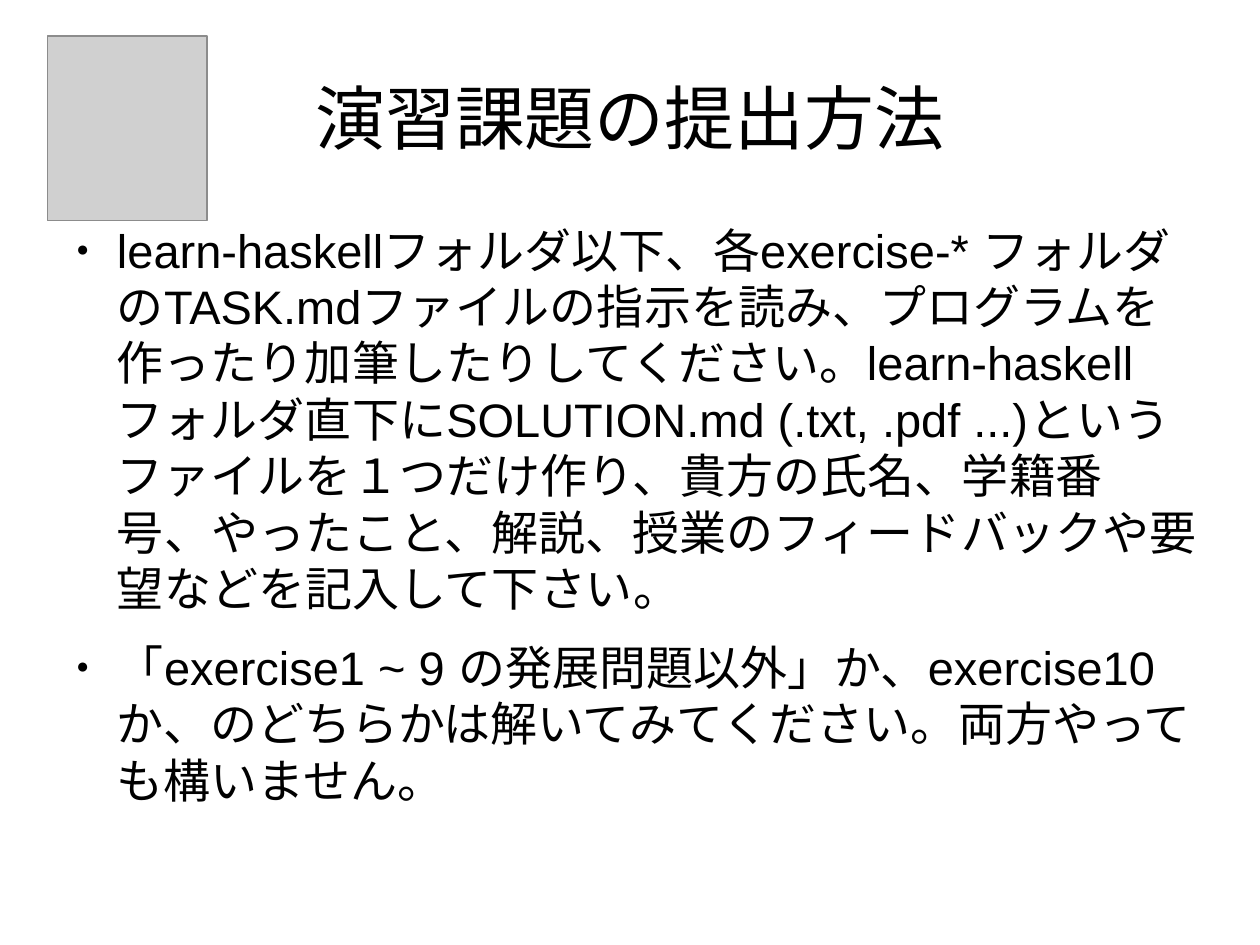
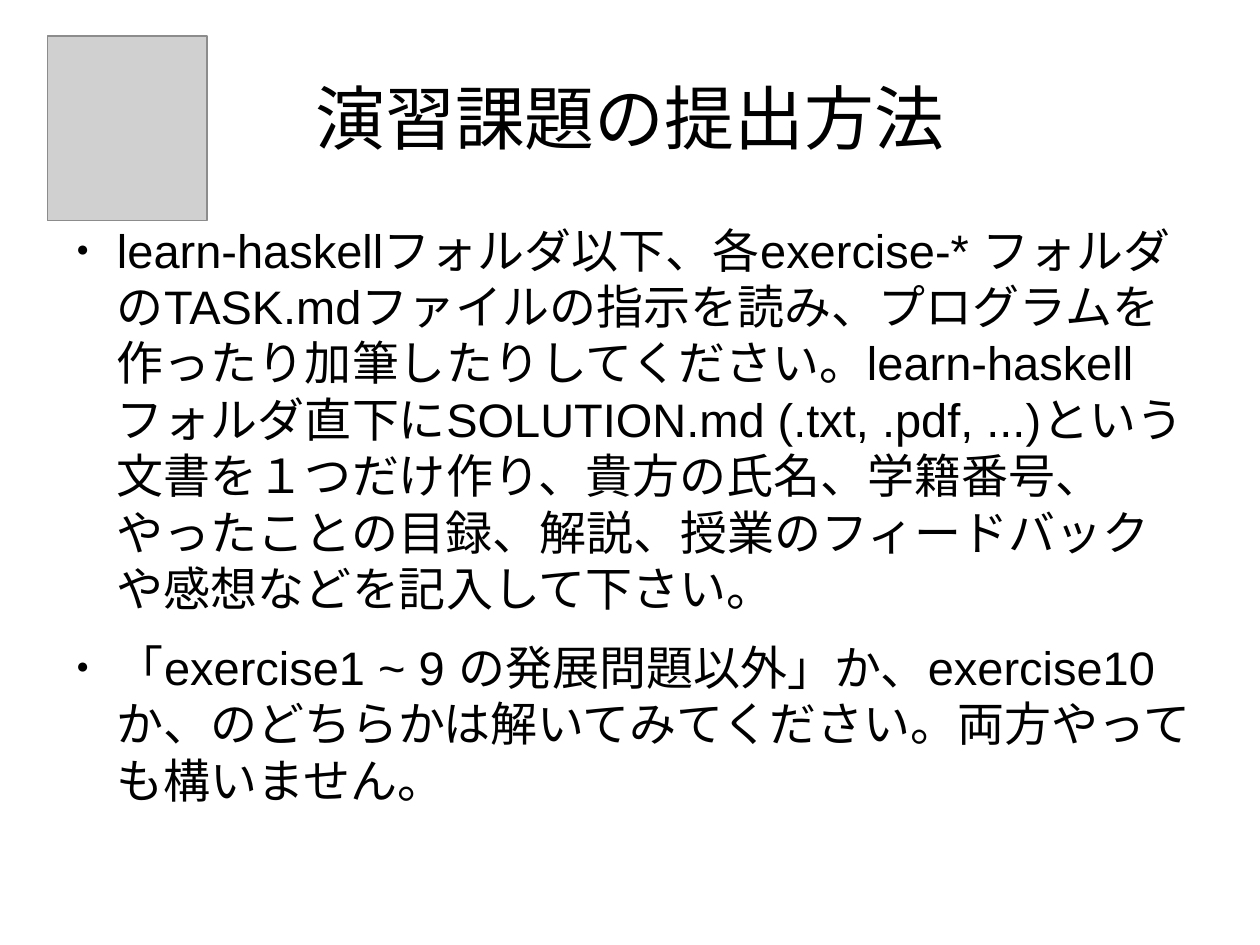
Before and after one commit to nushio3/learn-haskell, a slide deck: slide 118 of Tsukuba-2016.odp (slide 116 before the commit). Drawn at 1260x945 pixels with LibreOffice and Linux fonts; fonts in the diff are those of the drawing; grey boxes stand for pictures. Boxes give left, top, right and bottom in pixels: in the first picture for what was removed or moved away, otherwise in the second. Text is boxed around its words. In the diff, an @@ line names an element or a change of style, - is before the commit and + after.

```diff
--- a/Tsukuba-2016.odp
+++ b/Tsukuba-2016.odp
@@ text at box(117, 228, 1183, 610): text changed @@
-● learn-haskellフォルダ以下、各exercise-* フォルダのTASK.mdファイルの指示を読み、プログラムを作ったり加筆したりしてください。learn-haskellフォルダ直下にSOLUTION.md (.txt, .pdf ...)というファイルを１つだけ作り、貴方の氏名、学籍番号、やったこと、解説、授業のフィードバックや要望などを記入して下さい。
+● learn-haskellフォルダ以下、各exercise-* フォルダのTASK.mdファイルの指示を読み、プログラムを作ったり加筆したりしてください。learn-haskellフォルダ直下にSOLUTION.md (.txt, .pdf, ...)という文書を１つだけ作り、貴方の氏名、学籍番号、やったことの目録、解説、授業のフィードバックや感想などを記入して下さい。
```
Also in this commit, not shown: 4 other slides changed, 2 slides added, 8 other files.
